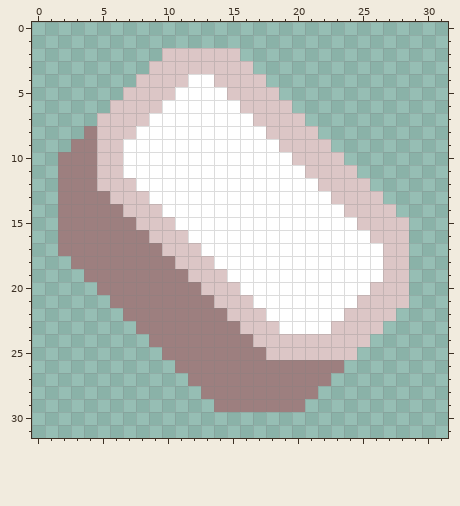
Pixel-art sprite -- assets/sprites/meta-ingot.png. This is how it looked before the edit.
The file is 32x32 pixels.
The same view after the edit:
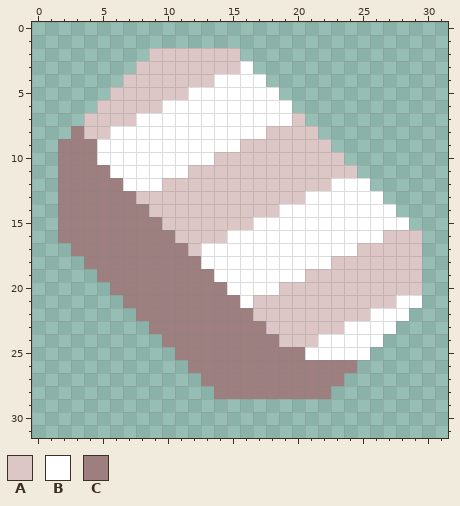
Palette (. is transparent): A #dcc6c6  B #ffffff  C #9d7f7f
Difference:
Colour A now appears in row 2 at x 9; in row 3 at x 8; in row 4 at x 7; in row 5 at x 6; in row 6 at x 5; in row 7 at x 4.
Colour A now appears in rows 16 to 20 at x 29.
The author changed colour B to colour A in row 4 at x 12 to 13; in row 5 at x 11; in row 9 at x 16 to 18; in row 10 at x 14 to 19; in row 11 at x 12 to 20; in row 12 at x 10 to 21.
The author changed colour B to colour A in row 13 at x 9 to 20; in row 14 at x 10 to 18; in row 15 at x 11 to 16; in row 16 at x 12 to 14; in row 17 at x 25 to 26; in row 18 at x 23 to 26.
The author changed colour B to colour A in row 19 at x 21 to 26; in row 20 at x 19 to 25; in row 21 at x 17 to 24; in row 22 at x 18 to 23; in row 23 at x 19 to 22.
The author changed colour C to colour A in row 8 at x 4.
Colour B now appears in row 21 at x 29; in row 22 at x 28; in row 23 at x 27; in row 24 at x 26; in row 25 at x 25.
The author changed colour A to colour B in row 3 at x 16; in row 4 at x 14 to 17; in row 5 at x 15 to 18; in row 6 at x 16 to 19; in row 7 at x 8 and 17 to 19; in row 8 at x 6 to 7.
The author changed colour A to colour B in rows 9 to 10 at x 5 to 6; in row 11 at x 6; in row 12 at x 7 and 23 to 25; in row 13 at x 23 to 26; in row 14 at x 24 to 27; in row 15 at x 25 to 28.
The author changed colour A to colour B in row 16 at x 26; in row 18 at x 13; in row 19 at x 14; in row 20 at x 15; in row 21 at x 16 and 28; in row 22 at x 26 to 27.
The author changed colour A to colour B in row 23 at x 24 to 26; in row 24 at x 22 to 25; in row 25 at x 21 to 24.
Colour C now appears in row 8 at x 3; in row 9 at x 2; in row 26 at x 24; in row 27 at x 23; in row 28 at x 22.
The author changed colour A to colour C in row 11 at x 5; in row 12 at x 5 to 6; in row 13 at x 6 to 7; in row 14 at x 7 to 8; in row 15 at x 8 to 9; in row 16 at x 9 to 10.
The author changed colour A to colour C in row 17 at x 10 to 11; in row 18 at x 11 to 12; in row 19 at x 12 to 13; in row 20 at x 13 to 14; in row 21 at x 14 to 15; in row 22 at x 15 to 16.
The author changed colour A to colour C in row 23 at x 16 to 17; in row 24 at x 17 to 18; in row 25 at x 18 to 20.
The author cleared colour C in row 17 at x 2; in row 18 at x 3; in row 19 at x 4; in row 20 at x 5; in row 21 at x 6; in row 22 at x 7.
The author cleared colour C in row 23 at x 8; in row 24 at x 9; in row 25 at x 10; in row 26 at x 11; in row 27 at x 12; in row 28 at x 13.
The author cleared colour C in row 29 at x 14 to 20.
Pixel boxes of the changes (left, top, right, bottom) in both pictures:
changed: (58, 48, 422, 412)
